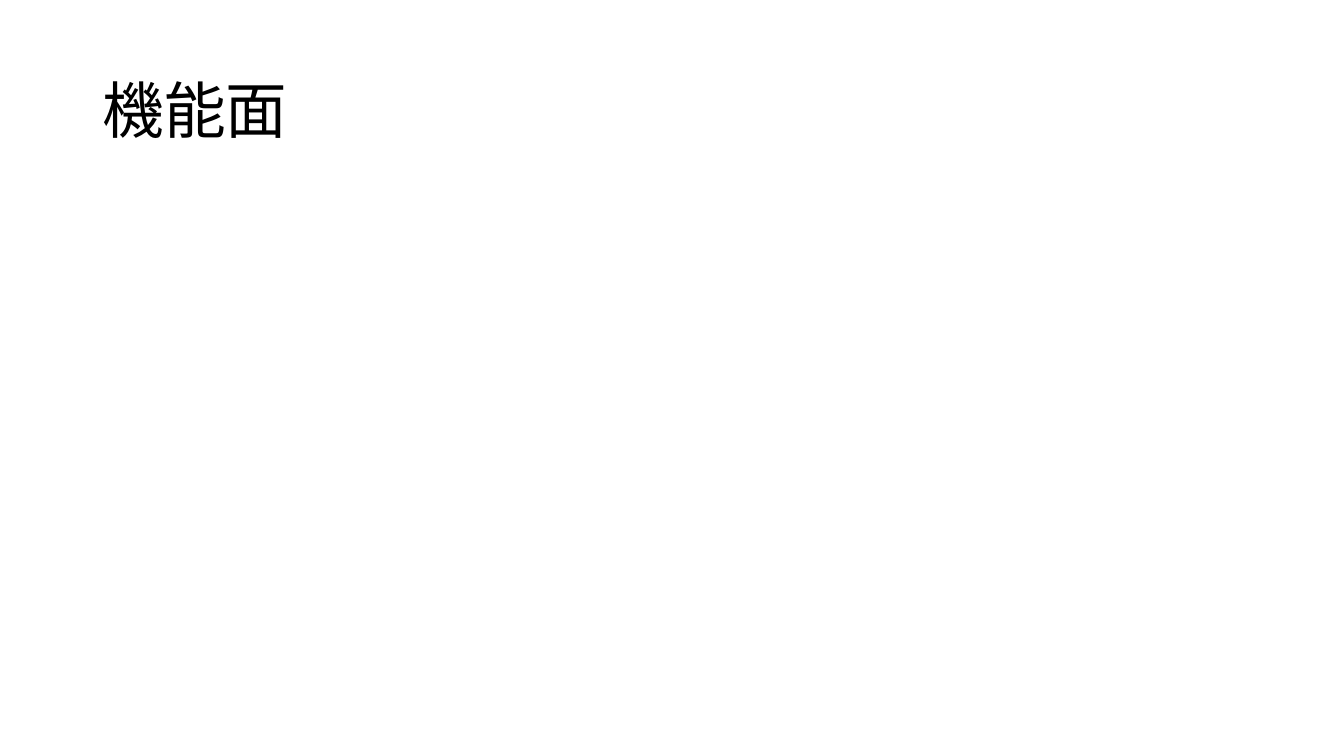
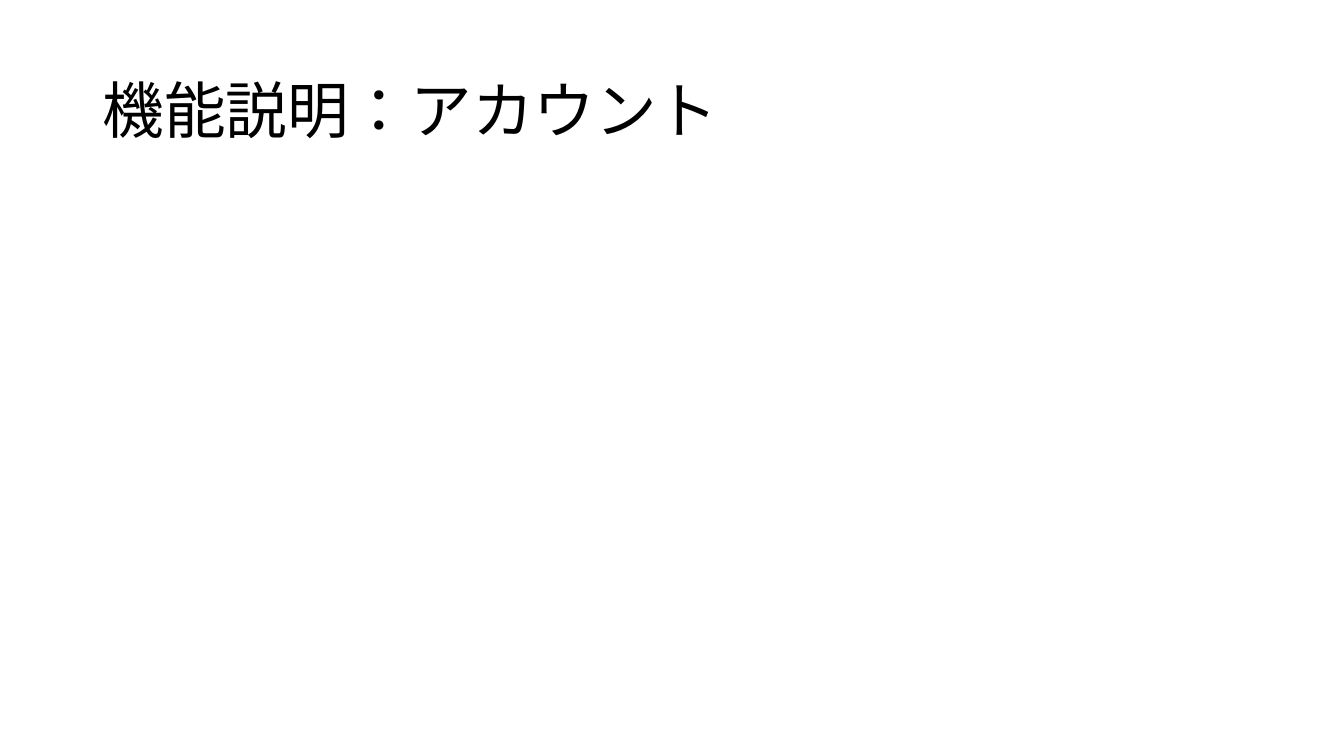
Before and after one commit to dojo2022/B-3, a slide deck: slide 3 of doc/B3炙りえんがわ_成果発表会資料.pptx. Drawn at 1344x756 pixels with LibreOffice and Linux fonts; fonts in the diff are those of the drawing. Boxes give left, top, right and bottom in pixels: in the first picture for what was removed or moved away, otherwise in the second. Text is boxed around its words. In the diff, an @@ line names an element or a change of style, - is before the commit and + after.

```diff
--- a/doc/B3炙りえんがわ_成果発表会資料.pptx
+++ b/doc/B3炙りえんがわ_成果発表会資料.pptx
@@ title at [102,81,718,138]: text changed @@
-機能面
+機能説明：アカウント
```
Also in this commit, not shown: 1 other slide changed, 6 slides added.
